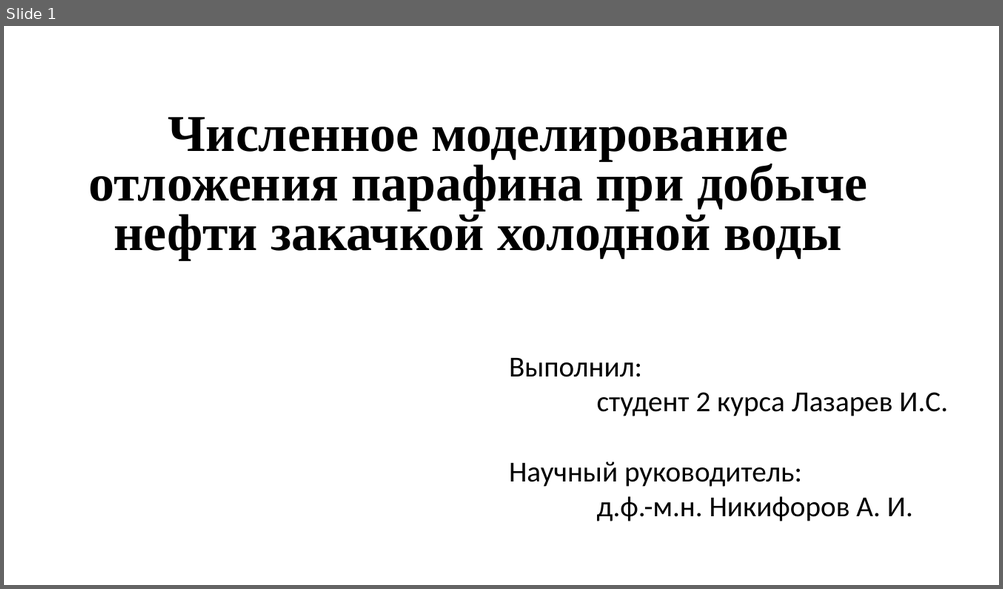
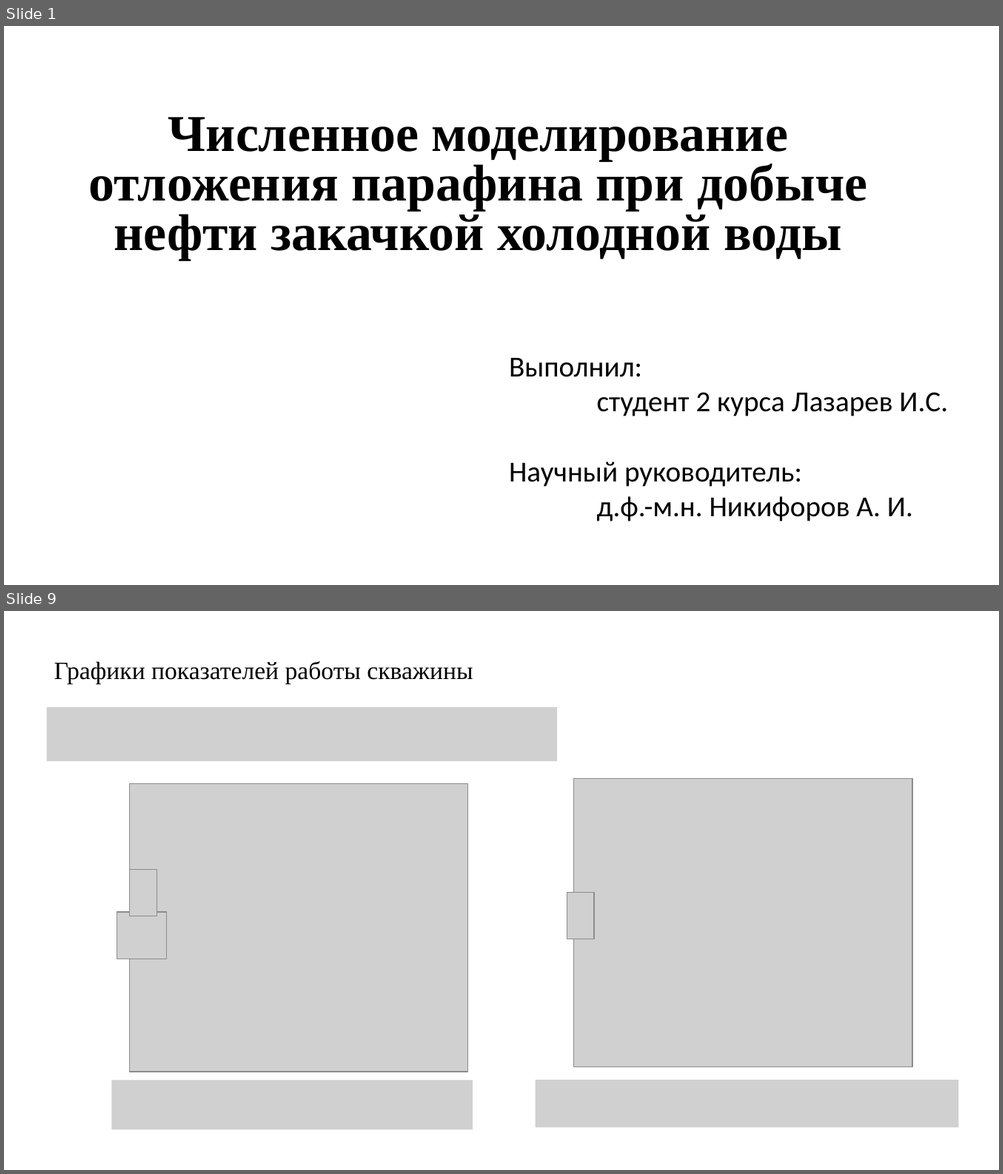
Before and after one commit to 1g0g0r/reservoir-simulator, a slide deck: resources/Лазарев.pptx. Shown one above the other, each under a label of ours: slide 1 before the commit, slides 1 and 9 after it; the slides between them are not shown. The pictures are 1003x589 and 1003x1174 pixels, drawn with LibreOffice and Linux fonts; fonts in the diff are those of the drawing; grey boxes stand for pictures. Boxes give left, top, right and bottom in pixels: in the first picture for what was removed or moved away, otherwise in the second. Text is boxed around its words. In the diff, an @@ line names an element or a change of style, - is before the commit and + after.

```diff
--- a/resources/Лазарев.pptx
+++ b/resources/Лазарев.pptx
@@ slide 9 added at bbox=[4, 611, 999, 1170], background #FFFFFF @@
@@ text added at bbox=[54, 661, 472, 684], 24 pt, text #000000 @@
+Графики показателей работы скважины
@@ picture added at bbox=[46, 707, 557, 762] @@
@@ picture added at bbox=[312, 801, 368, 831] @@
@@ picture added at bbox=[802, 854, 874, 884] @@
@@ group added at bbox=[102, 763, 959, 1130]: 7 pictures, 1 rectangle @@
@@ picture added at bbox=[797, 963, 870, 993] @@
@@ picture added at bbox=[307, 987, 363, 1017] @@
```
Also in this commit, not shown: 2 slides changed, 7 other slides added, 1 slide removed, 4 other files.
